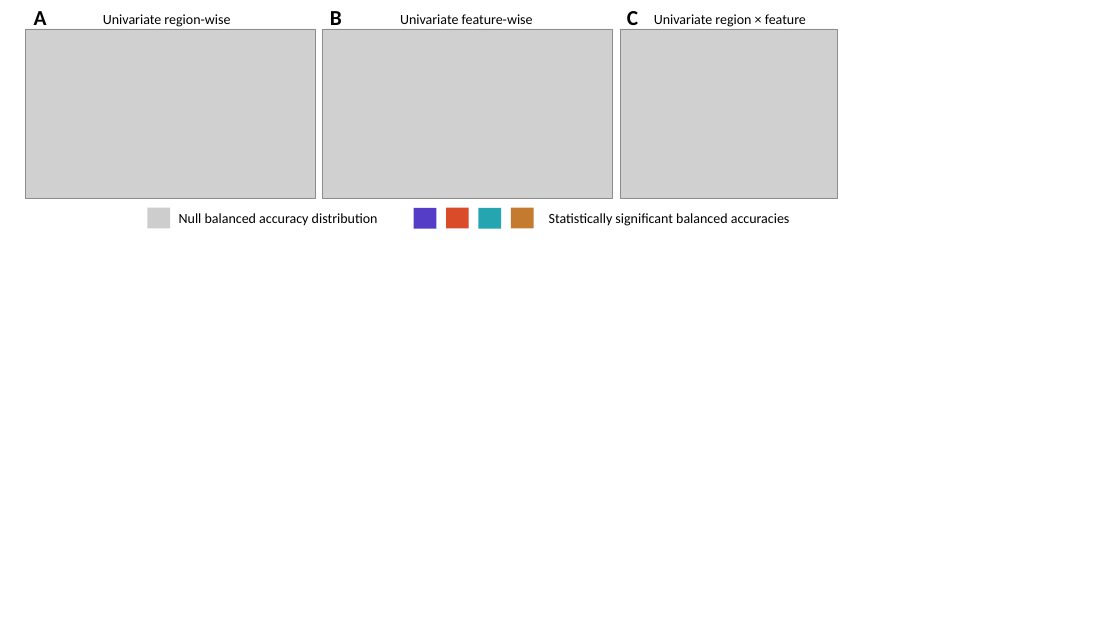
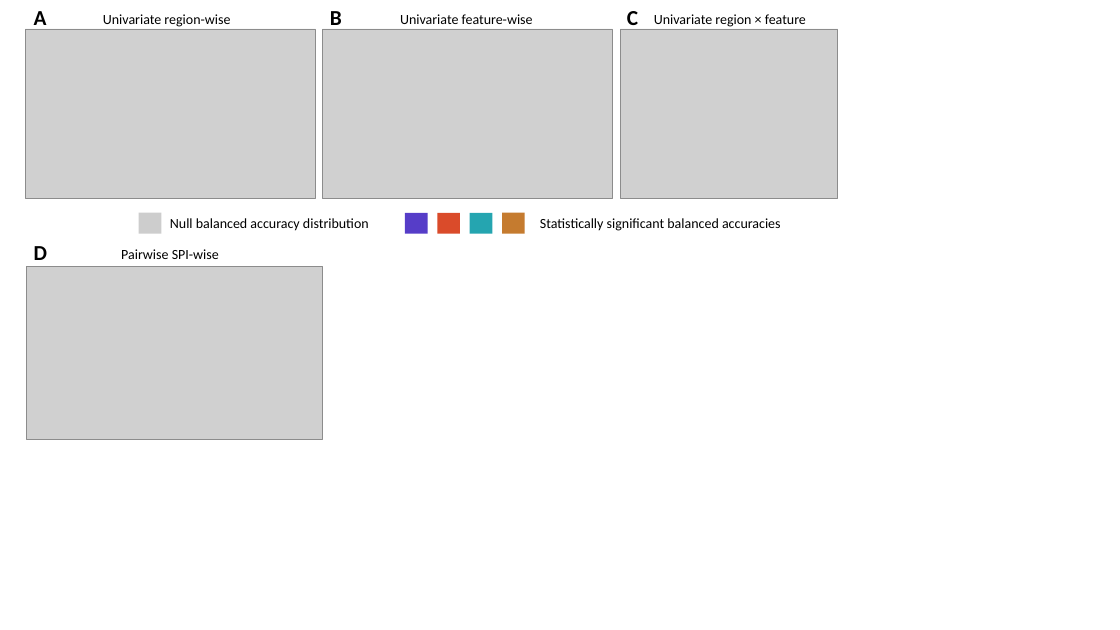
Before and after one commit to DynamicsAndNeuralSystems/fMRI_FeaturesDisorders, a slide deck: slide 2 of plots/Manuscript_Draft/null_visualisations/null_visualisations.pptx. Drawn at 1120x630 pixels with LibreOffice and Linux fonts; fonts in the diff are those of the drawing; grey boxes stand for pictures. Boxes give left, top, right and bottom in pixels: in the first picture for what was removed or moved away, otherwise in the second. Text is boxed around its words. In the diff, an @@ line names an element or a change of style, - is before the commit and + after.

```diff
--- a/plots/Manuscript_Draft/null_visualisations/null_visualisations.pptx
+++ b/plots/Manuscript_Draft/null_visualisations/null_visualisations.pptx
@@ 5 rectangles, 2 texts: place and size @@
-5 rectangles, 2 texts at [148, 208, 790, 229]
+5 rectangles, 2 texts at [139, 213, 781, 234]
@@ picture added at [26, 266, 323, 439] @@
@@ text added at [34, 246, 47, 260], 18.2 pt, text #000000, bold @@
+D
@@ text added at [121, 249, 219, 259], 12 pt, text #000000 @@
+Pairwise SPI-wise
```
Also in this commit, not shown: 25 other files.
